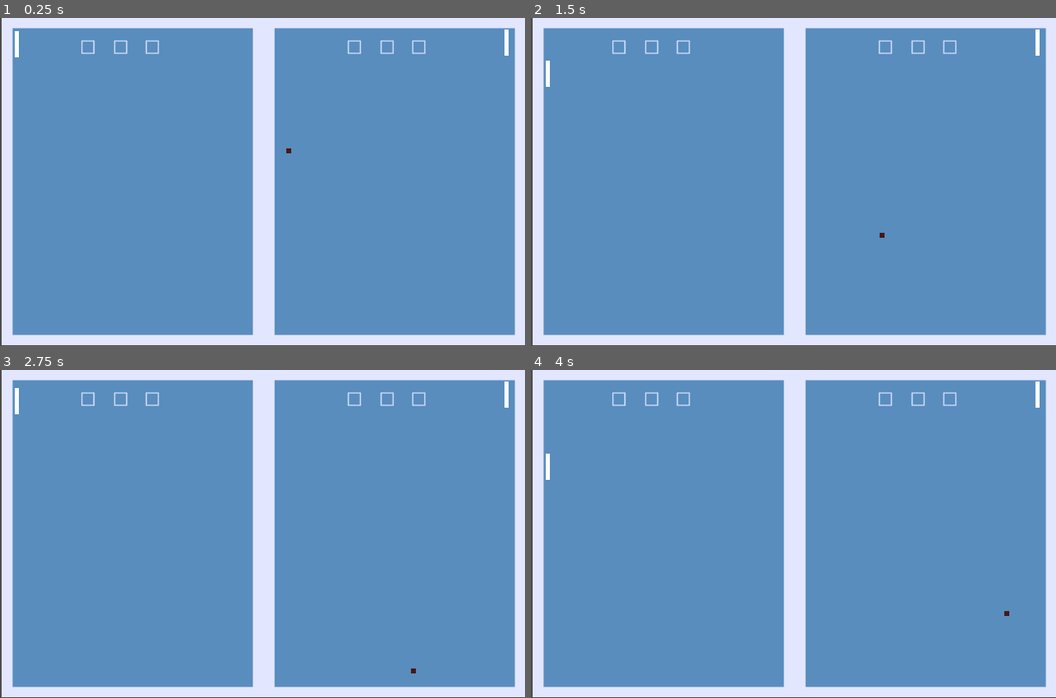
Above: before the commit, frames 1-4 (two rows, left to right).
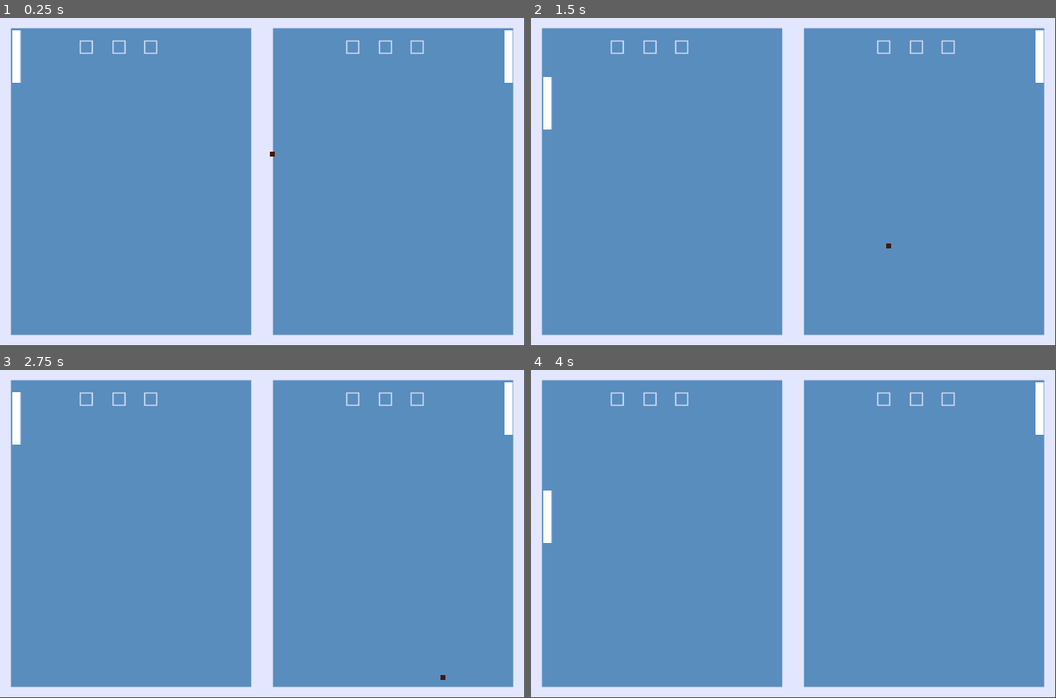
Above: after the commit, the same moments.

Repository: phpires/pong
Game: Godot game, scene res://scenes/board.tscn
Two runs of this game, one before a commit and one after it. Both use one fixed random seed, a clock stepped at 60 frames per second and the inputs below.
Inputs:
- Up to frame 1 (0.25 s): no input
- Up to frame 2 (1.5 s): tap Enter at 0.5 s; hold W (move_up_player_one) 0.53-1.28 s; tap Space at 1.25 s; hold S (move_down_player_one) from 1.28 s (still down)
- Up to frame 3 (2.75 s): release S (move_down_player_one) at 2.03 s; hold W (move_up_player_one) from 2.03 s (still down)
- Up to frame 4 (4 s): tap Enter at 3.5 s; release W (move_up_player_one) at 3.53 s; hold S (move_down_player_one) from 3.53 s (still down)

The runs differ from the first frame. In frame 1, 2.9% of the frame differs, in the area x 0-100%, y 0-100%; in frame 2, 3.0%; in frame 3, 2.9%; in frame 4, 3.0%.

Commit message:
ball: rng and acceleration

Diff:
--- a/scenes/board.tscn
+++ b/scenes/board.tscn
@@ -14,15 +14,18 @@
 script = ExtResource("1_nglv8")
 
 [node name="player" parent="." instance=ExtResource("2_fv4ni")]
-position = Vector2(34, 32)
+position = Vector2(47, 47)
+scale = Vector2(2, 2)
 
 [node name="player_2" parent="." instance=ExtResource("2_fv4ni")]
-position = Vector2(631, 30)
+position = Vector2(647, 47)
+scale = Vector2(2, 2)
 player_order = 2
 
 [node name="ball" parent="." instance=ExtResource("3_dun80")]
-position = Vector2(337, 142)
-acceleration = 1
+modulate = Color(1, 1, 0.0666667, 1)
+self_modulate = Color(1, 1, 0, 1)
+position = Vector2(311, 143)
 
 [node name="Label" type="Label" parent="."]
 visible = false
@@ -35,4 +38,3 @@
 
 [node name="Field" parent="." instance=ExtResource("4_fv4ni")]
 z_index = -50
-position = Vector2(2, 0)
--- a/scripts/ball.gd
+++ b/scripts/ball.gd
@@ -1,8 +1,14 @@
 extends CharacterBody2D
 
-@export var acceleration: int=0
+@export var acceleration: float = 1.09
 @onready var rng = RandomNumberGenerator.new()
 @onready var ball_res = 6
+@onready var speed_magnitude = rng.randf_range(75,80)
+@onready var speed_y = rng.randf_range(sqrt(3)/2, 0.5)
+@onready var speed_x = rng.randf_range(sqrt(3)/2, 0.5)
+@onready var x_vector_sign = get_positive_or_negative()
+@onready var y_vector_sign = get_positive_or_negative()
+var speed_y_angle: float
 
 func get_positive_or_negative():
 	var rng_result = rng.randf_range(-1,1)
@@ -11,18 +17,13 @@
 	return -1
 
 func _ready() -> void:
-	var rng_x = rng.randf_range(30,45)
-	var rng_y = rng.randf_range(30,45)
-	var x_vector_sign = get_positive_or_negative()
-	var y_vector_sign = get_positive_or_negative()
-	velocity = Vector2(x_vector_sign * rng_x, y_vector_sign*rng_y)
+	velocity = speed_magnitude * Vector2(x_vector_sign * speed_x, y_vector_sign * speed_y)
+	print(acceleration)
 
 func _physics_process(delta: float) -> void:
-	var acceleration_vector = velocity.normalized() * (0.00000001 * acceleration)
-	#print(acceleration_vector)
 	position += velocity * delta
 	var collision_info = move_and_collide(velocity * delta)
 	if collision_info:
 		velocity = velocity.bounce(collision_info.get_normal())
 		if collision_info.get_collider().is_class("CharacterBody2D"):
-			velocity += velocity + acceleration_vector*delta
+			velocity = acceleration*velocity
--- a/scripts/player.gd
+++ b/scripts/player.gd
@@ -1,6 +1,6 @@
 extends CharacterBody2D
 
-@export var speed = 200
+@export var speed = 300
 @export var player_order = 1
 
 @onready var screen_size = get_viewport_rect().size
@@ -10,8 +10,8 @@
 func _ready() -> void:
 	velocity.x = 0
 
-func set_initial_position() -> Vector2:
-	return Vector2(player_sprite_size/2, player_sprite_size/2)
+func change_speed_by_factor(speed_factor: float) -> void:
+	speed = speed_factor * speed
 
 func _physics_process(_delta: float) -> void:
 	if player_order == 1:
